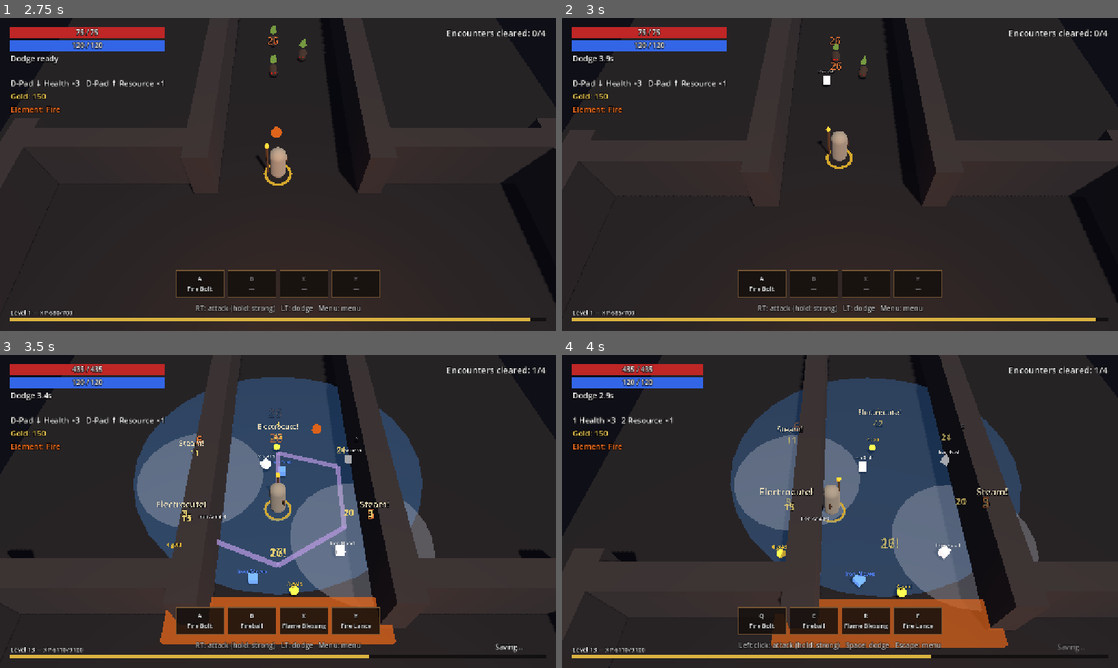
Above: before the commit, frames 1-4 (two rows, left to right).
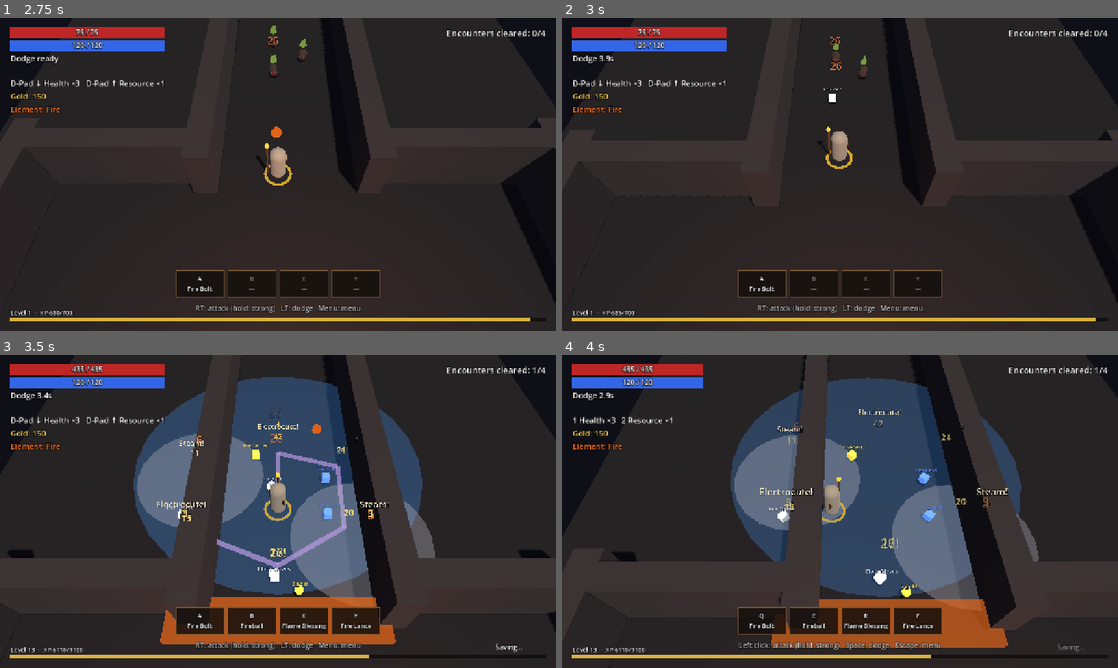
Above: after the commit, the same moments.

Repository: binascohub/southern-mercenaries
Game: Godot game, scene res://tests/ui_screens.tscn
The game is run twice, just before and just after one commit, with the same random seed, the same clock (stepped at 60 frames per second) and the same inputs. This scene is started directly instead of the project's main scene.
Inputs (mouse positions are in pixels of both pictures, inside the frame that each line leads up to):
- Up to frame 1 (2.75 s): tap Enter at 0.5 s; move the mouse to (400, 158) at 0.52 s; press the mouse at (400, 158) at 0.53 s; hold D (move_right) 0.53-1.28 s; move the mouse to (166, 190) at 1.27 s; release the mouse at (166, 190) at 1.28 s; hold S (move_down) 1.28-2.03 s; tap C (block) at 1.35 s; move the mouse to (333, 105) at 2.02 s; hold D (move_right) from 2.03 s (still down); tap T (chat_quick) at 2.1 s
- Up to frame 2 (3 s): move the mouse to (812, 237) at 2.77 s; release D (move_right) at 2.78 s; hold W (move_up) from 2.78 s (still down); tap Space (evade) at 2.85 s; click (812, 237) at 2.92 s
- Up to frame 3 (3.5 s): keep holding W (move_up)
- Up to frame 4 (4 s): move the mouse to (1006, 558) at 3.52 s; release W (move_up) at 3.53 s; hold A (move_left) from 3.53 s (still down); hold Right mouse button (interact) from 3.53 s (still down)

Frame 1 is identical in both runs. In frame 2, 0.1% of the frame differs, in the area x 46-51%, y 16-28%; in frame 3, 0.8%; in frame 4, 0.9%, in the area x 37-72%, y 26-78%.
Error in both runs: Out of bounds get index '4' (on base: 'Array[Color]') (res://game/actors/player.gd:1078)

Commit message:
Items: shuffle affixes with the item's RNG, not the global one
The same seed must produce the same item: the Pirate Market stock is
computed on the server and on each client from the ship's seed. Found by
the new shop determinism test.

Co-Authored-By: Claude Opus 5.5 <noreply@anthropic.com>
Claude-Session: https://claude.ai/code/session_01MWiCKsBtrMFkhtUwdNioUQ

Diff:
--- a/game/rpg/items.gd
+++ b/game/rpg/items.gd
@@ -48,7 +48,13 @@
 	var count_range: Array = GameData.rarities[rarity].affixes
 	var count := rng.randi_range(int(count_range[0]), int(count_range[1]))
 	var pool: Array = GameData.affixes.keys()
-	pool.shuffle()
+	# Embaralha com o sorteador do item (não o global): a mesma semente gera o
+	# mesmo item — o estoque do Mercado Pirata é igual no servidor e no cliente.
+	for i in range(pool.size() - 1, 0, -1):
+		var j := rng.randi_range(0, i)
+		var swap: Variant = pool[i]
+		pool[i] = pool[j]
+		pool[j] = swap
 	for i in mini(count, pool.size()):
 		var def: Dictionary = GameData.affixes[pool[i]]
 		var bonus: float = def.per_level * (level - 1)
